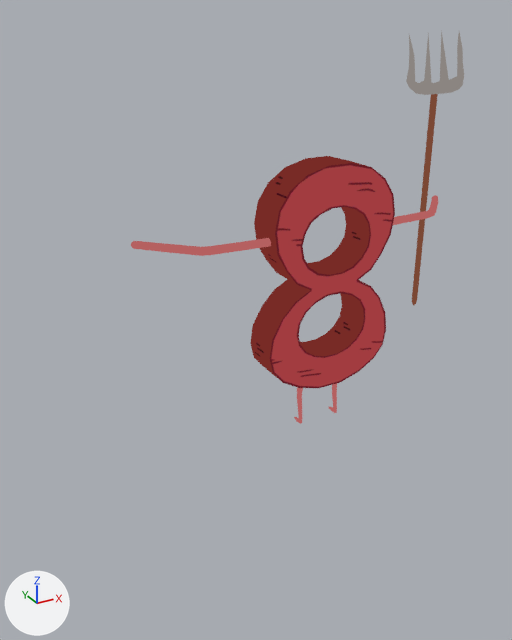
The glTF model godot/assets/models/battle/summons/InfiniteFigure.glb as it was, and as the next commit left it.
The view is the same before and after, from a 50 mm lens placed at (-0.221, -0.323, 0.238), pointed at (-0.037, 0.013, 0.071). Every picture has the same lights, and +X, +Y and +Z are marked at lower left. The older version comes first. Vertices at exactly the same position are counted once.

The first picture shows 'InfiniteFigure.001'.
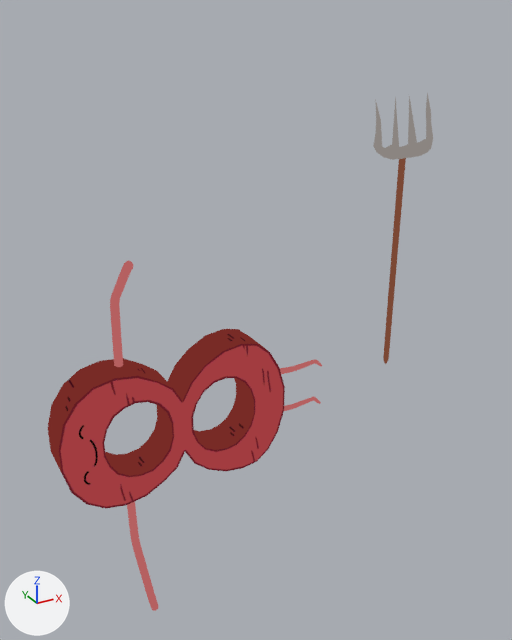
What differs and where, as boxes (x1, y1, x2, y2) in the pictures (512 x 640 px; the box of a moved part takes in the faces that stretch with it):
'InfiniteFigure.001', reshaped, moved, rescaled, turned: before (131, 30, 464, 424); after (48, 93, 433, 611)
part 1 of me_infinitefigure, moved or reshaped: before (250, 156, 395, 388); after (48, 329, 285, 509)
part 2 of me_infinitefigure, moved or reshaped: before (412, 94, 438, 305); after (383, 158, 406, 364)
part 3 of me_infinitefigure, moved or reshaped: before (406, 30, 464, 95); after (373, 93, 433, 160)
part 4 of me_infinitefigure, moved or reshaped: before (328, 383, 337, 413); after (284, 396, 321, 411)
part 5 of me_infinitefigure, moved or reshaped: before (294, 387, 303, 424); after (280, 359, 322, 374)
part 6 of me_infinitefigure, moved or reshaped: before (393, 195, 438, 225); after (127, 501, 158, 611)
part 7 of me_infinitefigure, moved or reshaped: before (131, 238, 271, 256); after (110, 261, 133, 367)

The change in detail:
me_infinitefigure is used by ob_infinitefigure_001; parent ob_infinitefigure; location (0.0, 0.023, 0.0); rotation (1.571, 0.0, 0.0), in degrees (90, 0, 0).
me_infinitefigure had 655 vertices, 1284 faces and spanned x -2.12..2.45, y 0.02..4.53, z -0.71..0.29.
me_infinitefigure now has 655 vertices, 1284 faces and spans x -3.26..1.87, y -0.52..0.57, z -1.58..3.82.
me_infinitefigure part 1: the loose piece of 140 vertices spanning x -0.85..0.79, y 0.6..3.26, z -0.17..0.29 is multiplied about its middle by the matrix ((0.0, -1.0, 0.0), (0.0, 0.0, 1.0), (-1.0, 0.0, 0.0)), then moved by (-1.9, -1.89, 0.5).
me_infinitefigure part 2: the loose piece of 25 vertices spanning x 1.96..2.06, y 0.91..3.82, z -0.64..-0.56 is turned 90 degrees about the x axis through its middle, then moved by (-0.57, -1.91, 2.25).
me_infinitefigure part 3: the loose piece of 54 vertices spanning x 1.59..2.45, y 3.8..4.53, z -0.71..-0.51 is turned 90 degrees about the x axis through its middle, then moved by (-0.57, -3.7, 4.07).
me_infinitefigure part 4: the loose piece of 136 vertices spanning x 0.22..0.3, y 0.02..0.74, z -0.09..0.08 is multiplied about its middle by the matrix ((0.0, -1.0, 0.0), (0.0, 0.0, 1.0), (-1.0, 0.0, 0.0)), then moved by (-0.64, -0.4, 0.28).
me_infinitefigure part 5: the loose piece of 136 vertices spanning x -0.3..-0.22, y 0.02..0.74, z -0.09..0.08 is multiplied about its middle by the matrix ((0.0, -1.0, 0.0), (0.0, 0.0, 1.0), (-1.0, 0.0, 0.0)), then moved by (-0.12, -0.4, 0.8).
me_infinitefigure part 6: the loose piece of 82 vertices spanning x 0.7..2.12, y 2.43..2.52, z -0.51..0.18 is multiplied about its middle by the matrix ((0.0, -1.0, 0.0), (0.0, 0.0, 1.0), (-1.0, 0.0, 0.0)), then moved by (-3.89, -2.66, -0.71).
me_infinitefigure part 7: the loose piece of 82 vertices spanning x -2.12..-0.7, y 2.43..2.52, z -0.51..0.18 is multiplied about its middle by the matrix ((0.0, -1.0, 0.0), (0.0, 0.0, 1.0), (-1.0, 0.0, 0.0)), then moved by (-1.06, -2.66, 2.11).
In object 'InfiniteFigure.001' (ob_infinitefigure_001), parent is no longer ob_infinitefigure.
Object 'InfiniteFigure.001' (ob_infinitefigure_001) turns from (90, 0, 0) to (0, 0, 0) degrees about x, y and z.
Object 'InfiniteFigure.001' (ob_infinitefigure_001) moves from (0.0, 0.023, 0.0) to (0.0, 0.0, 0.0).
Object 'InfiniteFigure.001' (ob_infinitefigure_001) is rescaled from (1.0, 1.0, 1.0) to (0.05, 0.05, 0.05).
